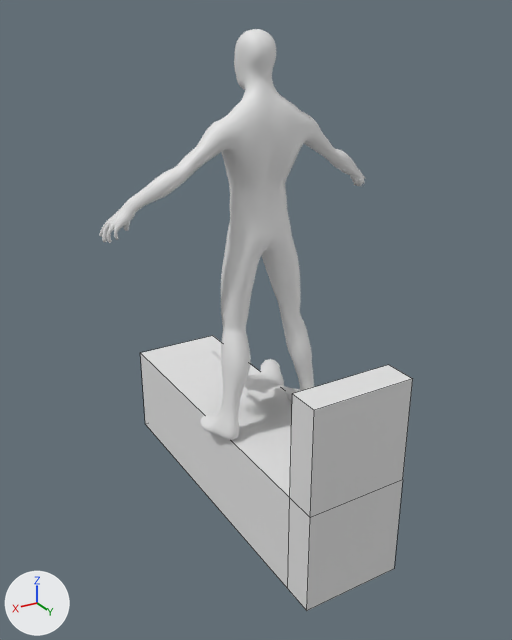
Two versions of the FBX model neverlast10seconds/Assets/Models/Source/Alien_Posed.fbx, one commit apart.
Camera for both pictures: a 50 mm lens placed at (1.67, 2.75, 1.91), pointed at (0.01, -0.01, 0.53). Arrows for +X, +Y and +Z are at lower left; the lights stay in place. Mesh edges are drawn as thin lines on the coarser meshes. Objects named as collision shapes, trigger or cutter boxes, shadow casters or lower levels of detail are left out. Where no turn or scale is listed for an object, it has been applied to the vertices.

In view in the first picture: 'BubbleArea', 'Cube', 'Human_BaseMesh'.
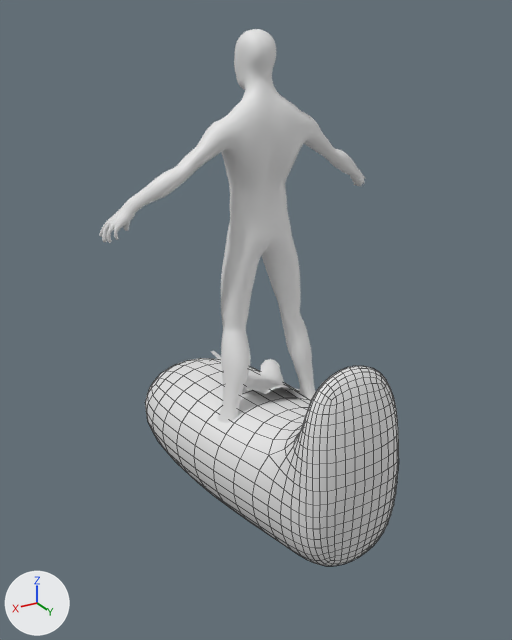
Boxes [x1, y1, x2, y2] around the edits, measured in the pictures (512 x 640 px):
'Cube', reshaped, rescaled (7% narrower, 24% shorter)
    before: [140, 336, 413, 610]
    after: [145, 358, 399, 566]

The change, as a diff of the scene's bpy script:
```diff
--- a/neverlast10seconds/Assets/Models/Source/Alien_Posed.fbx.py
+++ b/neverlast10seconds/Assets/Models/Source/Alien_Posed.fbx.py
@@ me_cube_006 @@
 # used by ob_cube; location = (0.0, 0.0, 0.0)
-me_cube_006.from_pydata(...)  # 16 vertices, 14 faces; spans x -0.25..0.25, y -1.0..0.82, z -0.51..0.51
+me_cube_006.from_pydata(...)  # 898 vertices, 896 faces; spans x -36.37..42.38, y -89.47..83.62, z -55.87..56.55
+# me_cube_006 part 1: 16 vertices removed from x -0.25..0.25, y -1.0..0.82, z -0.51..0.51; 898 vertices added at x -36.37..42.38, y -89.47..83.62, z -55.87..56.55
@@ ob_cube @@
 ob_cube.location = (0.0, 0.0, 0.0)
+ob_cube.scale = (0.01, 0.01, 0.01)
```
